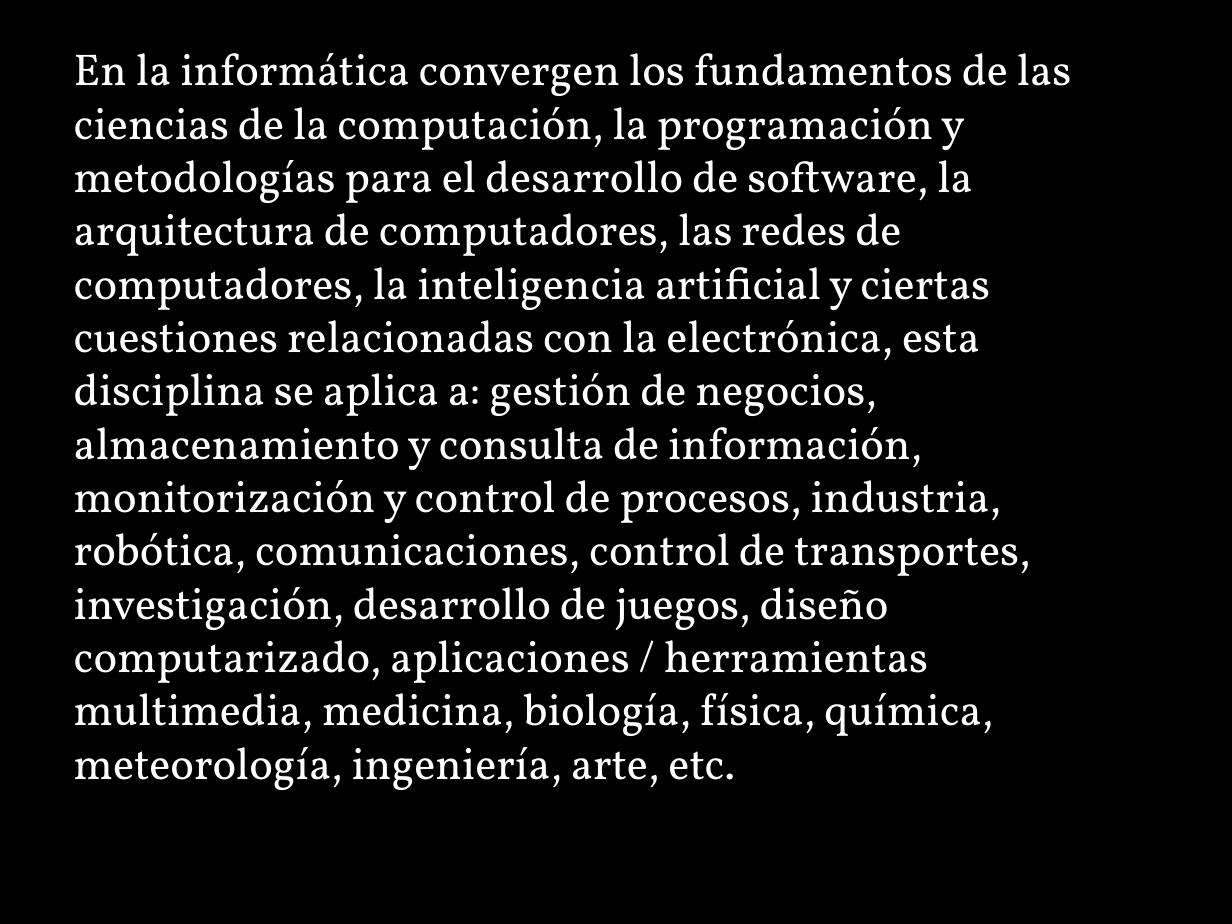
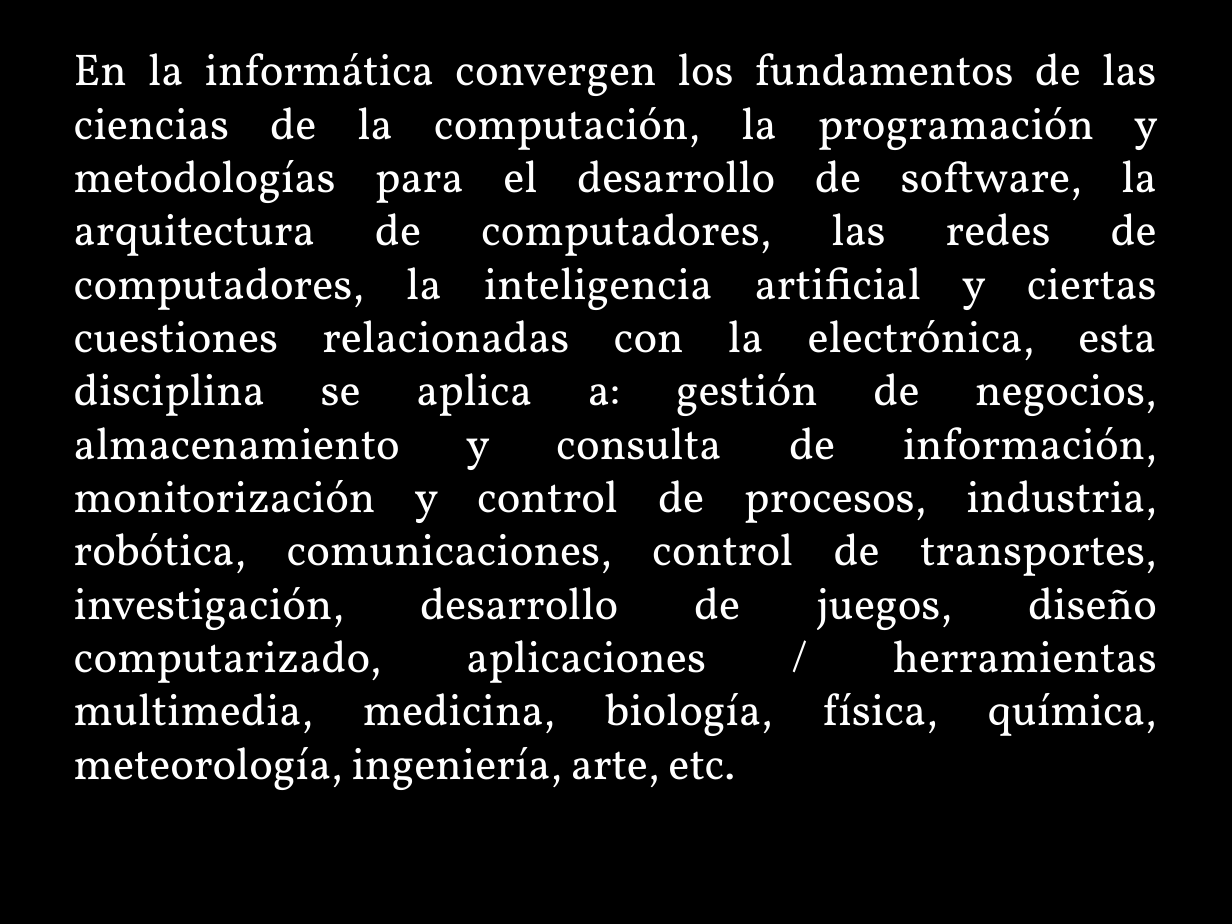
Before and after one commit to lc850/auditoria, a slide deck: slide 4 of HECTOR.pptx. Drawn at 1232x924 pixels with LibreOffice and Linux fonts; fonts in the diff are those of the drawing; background and template pictures are left out. Boxes give left, top, right and bottom in pixels: in the first picture for what was removed or moved away, otherwise in the second. Text is boxed around its words. In the diff, an @@ line names an element or a change of style, - is before the commit and + after.

```diff
--- a/HECTOR.pptx
+++ b/HECTOR.pptx
@@ text "En la informática convergen los ..." at box(74, 53, 1158, 790): alignment left to justified @@
```
Also in this commit, not shown: 9 other slides changed.
